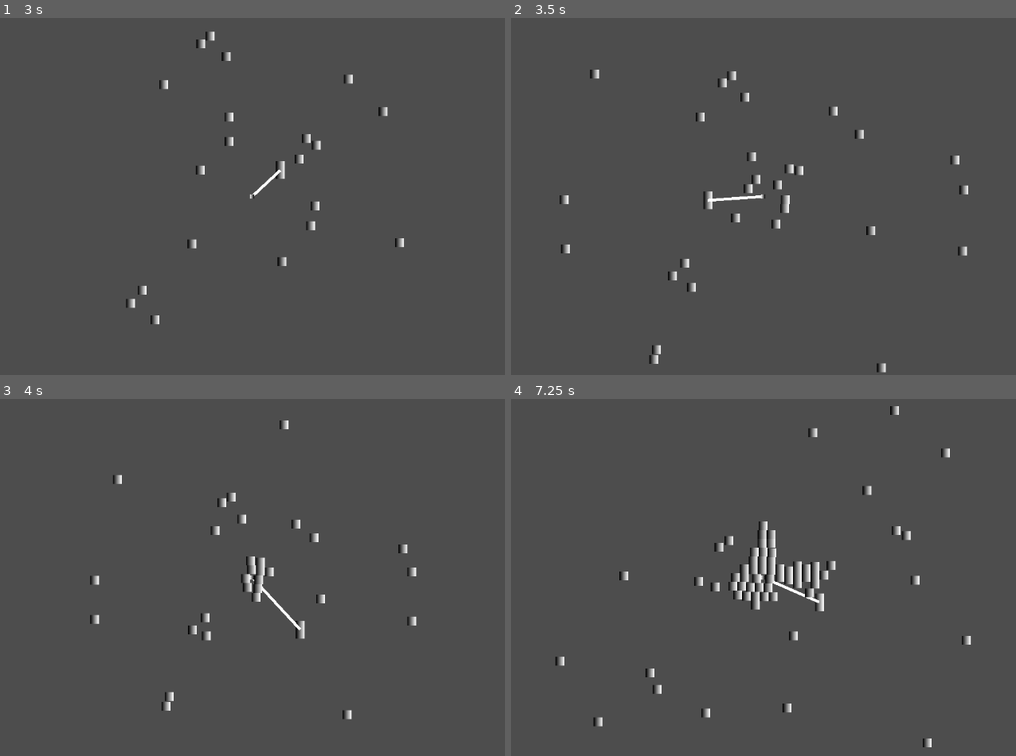
Above: before the commit, frames 1-4 (two rows, left to right).
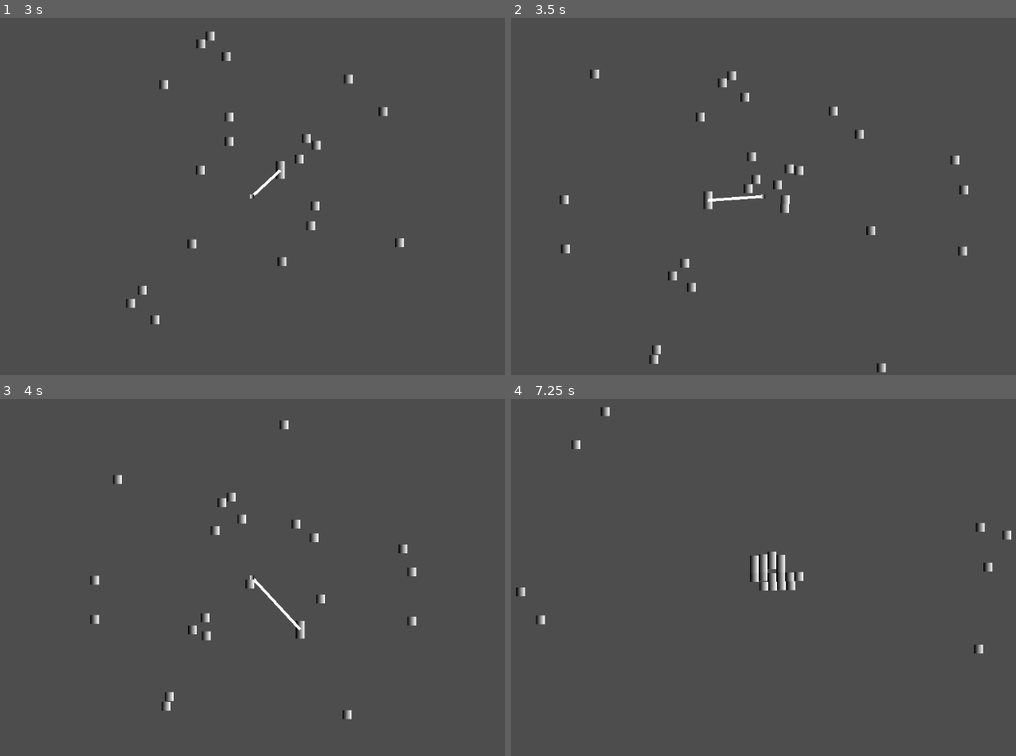
Above: after the commit, the same moments.

Repository: Blulow/majorjam
Game: Godot game, scene res://scenes/game.tscn
Two runs of this game, one before a commit and one after it. Both use one fixed random seed, a clock stepped at 60 frames per second and the inputs below.
Inputs:
- Up to frame 1 (3 s): hold Right (right) 0.53-2.03 s; tap Shift (dash) every 0.75 s from 0.6 to 2.85 s; tap Up (up) at 0.77, 1.52 s; hold Left (left) 2.03-2.78 s; hold Right (right) from 2.78 s (still down)
- Up to frame 2 (3.5 s): keep holding Right (right); tap Up (up) at 3.02 s
- Up to frame 3 (4 s): keep holding Right (right); tap Shift (dash) at 3.6 s; tap Up (up) at 3.77 s
- Up to frame 4 (7.25 s): release Right (right) at 4.28 s; hold Left (left) 4.28-5.03 s; tap Shift (dash) every 0.75 s from 4.35 to 6.6 s; tap Up (up) at 4.52, 6.02, 6.77 s; hold Right (right) 5.03-5.78 s; hold Left (left) from 5.78 s (still down)

Frame 1 is identical in both runs. In frame 2, less than 0.1% of the frame differs, in the area x 43-54%, y 54-60%; in frame 3, 0.4%; in frame 4, 3.0%, in the area x 0-100%, y 2-98%.

Commit message:
add: health system, dying system

Diff:
--- a/assets/resources/spawn_patterns/radial_spawn_pattern.tres
+++ b/assets/resources/spawn_patterns/radial_spawn_pattern.tres
@@ -1,4 +1,4 @@
-[gd_resource type="Resource" script_class="SpawnPattern" format=3 uid="uid://bsh5qbb7ftn8g"]
+[gd_resource type="Resource" script_class="RadialSpawnPattern" format=3 uid="uid://bsh5qbb7ftn8g"]
 
 [ext_resource type="Script" uid="uid://bexeratng4b6f" path="res://scripts/spawners/spawn_patterns/radial_spawn_pattern.gd" id="1_g2r28"]
 
--- a/scenes/anchor.tscn
+++ b/scenes/anchor.tscn
@@ -1,4 +1,8 @@
 [gd_scene format=3 uid="uid://bgmor4w06xkc5"]
+
+[ext_resource type="PackedScene" uid="uid://db83kpteormgm" path="res://scenes/components/health/hurtbox.tscn" id="1_hs5qy"]
+[ext_resource type="Script" uid="uid://sgq8bits1eff" path="res://scripts/anchor.gd" id="1_ua340"]
+[ext_resource type="PackedScene" uid="uid://7dwakhglsfay" path="res://scenes/components/health/health.tscn" id="2_ua340"]
 
 [sub_resource type="Gradient" id="Gradient_gdjek"]
 colors = PackedColorArray(1, 1, 1, 1, 0, 0, 0, 1)
@@ -11,12 +15,27 @@
 [sub_resource type="RectangleShape2D" id="RectangleShape2D_1k6ed"]
 size = Vector2(16, 16)
 
+[sub_resource type="RectangleShape2D" id="RectangleShape2D_lm60w"]
+size = Vector2(16, 16)
+
 [node name="Anchor" type="StaticBody2D" unique_id=791452708]
-collision_layer = 2
-collision_mask = 2
+collision_layer = 6
+collision_mask = 6
+script = ExtResource("1_ua340")
 
 [node name="Sprite2D" type="Sprite2D" parent="." unique_id=1669435227]
 texture = SubResource("GradientTexture2D_hs5qy")
 
 [node name="CollisionShape2D" type="CollisionShape2D" parent="." unique_id=212469592]
 shape = SubResource("RectangleShape2D_1k6ed")
+
+[node name="Hurtbox" parent="." unique_id=941001317 node_paths=PackedStringArray("health") instance=ExtResource("1_hs5qy")]
+health = NodePath("../Health")
+
+[node name="CollisionShape2D" type="CollisionShape2D" parent="Hurtbox" unique_id=2092535245]
+shape = SubResource("RectangleShape2D_lm60w")
+
+[node name="Health" parent="." unique_id=509010372 instance=ExtResource("2_ua340")]
+health = 50.0
+
+[connection signal="died" from="Health" to="." method="_on_health_died"]
--- /dev/null
+++ b/scenes/components/health/health.tscn
@@ -0,0 +1,6 @@
+[gd_scene format=3 uid="uid://7dwakhglsfay"]
+
+[ext_resource type="Script" uid="uid://db4eipfnhpd1r" path="res://scripts/health/health.gd" id="1_xljp1"]
+
+[node name="Health" type="Node2D" unique_id=509010372]
+script = ExtResource("1_xljp1")
--- /dev/null
+++ b/scenes/components/health/hitbox.tscn
@@ -0,0 +1,6 @@
+[gd_scene format=3 uid="uid://2meofxjo8ys4"]
+
+[ext_resource type="Script" uid="uid://c7emfvkxpgc8b" path="res://scripts/health/hitbox.gd" id="1_ok2hw"]
+
+[node name="Hitbox" type="Area2D" unique_id=941001317]
+script = ExtResource("1_ok2hw")
--- /dev/null
+++ b/scenes/components/health/hurtbox.tscn
@@ -0,0 +1,9 @@
+[gd_scene format=3 uid="uid://db83kpteormgm"]
+
+[ext_resource type="Script" uid="uid://0r1ch8vq0y71" path="res://scripts/health/hurtbox.gd" id="1_mpmla"]
+
+[node name="Hurtbox" type="Area2D" unique_id=941001317]
+script = ExtResource("1_mpmla")
+
+[connection signal="area_entered" from="." to="." method="_on_area_entered"]
+[connection signal="area_exited" from="." to="." method="_on_area_exited"]
--- a/scenes/enemy.tscn
+++ b/scenes/enemy.tscn
@@ -4,6 +4,9 @@
 [ext_resource type="PackedScene" uid="uid://6p35ilxarqkx" path="res://scenes/components/movement/body_controller.tscn" id="1_7p1mj"]
 [ext_resource type="PackedScene" uid="uid://1aobupq5yn68" path="res://scenes/components/movement/fly_towards_movement.tscn" id="3_5uy6h"]
 [ext_resource type="Script" uid="uid://c4aawg2sg0yr4" path="res://scripts/free_on_exit.gd" id="4_5uy6h"]
+[ext_resource type="PackedScene" uid="uid://7dwakhglsfay" path="res://scenes/components/health/health.tscn" id="5_xwavj"]
+[ext_resource type="PackedScene" uid="uid://db83kpteormgm" path="res://scenes/components/health/hurtbox.tscn" id="6_nenq2"]
+[ext_resource type="PackedScene" uid="uid://2meofxjo8ys4" path="res://scenes/components/health/hitbox.tscn" id="7_nenq2"]
 
 [sub_resource type="Gradient" id="Gradient_g2els"]
 
@@ -13,6 +16,12 @@
 height = 32
 
 [sub_resource type="RectangleShape2D" id="RectangleShape2D_7p1mj"]
+size = Vector2(32, 32)
+
+[sub_resource type="RectangleShape2D" id="RectangleShape2D_xwavj"]
+size = Vector2(32, 32)
+
+[sub_resource type="RectangleShape2D" id="RectangleShape2D_md484"]
 size = Vector2(32, 32)
 
 [node name="Enemy" type="CharacterBody2D" unique_id=1084182467]
@@ -38,4 +47,20 @@
 rect = Rect2(-23, -23, 46, 46)
 script = ExtResource("4_5uy6h")
 
+[node name="Health" parent="." unique_id=509010372 instance=ExtResource("5_xwavj")]
+
+[node name="Hurtbox" parent="." unique_id=941001317 node_paths=PackedStringArray("health") instance=ExtResource("6_nenq2")]
+health = NodePath("../Health")
+
+[node name="CollisionShape2D" type="CollisionShape2D" parent="Hurtbox" unique_id=1101894523]
+shape = SubResource("RectangleShape2D_xwavj")
+
+[node name="Hitbox" parent="." unique_id=504625708 instance=ExtResource("7_nenq2")]
+collision_layer = 4
+collision_mask = 4
+
+[node name="CollisionShape2D" type="CollisionShape2D" parent="Hitbox" unique_id=329620180]
+shape = SubResource("RectangleShape2D_md484")
+
 [connection signal="screen_exited" from="VisibleOnScreenNotifier2D" to="VisibleOnScreenNotifier2D" method="_on_screen_exited"]
+[connection signal="died" from="Health" to="." method="_on_health_died"]
--- a/scenes/game.tscn
+++ b/scenes/game.tscn
@@ -6,6 +6,7 @@
 [ext_resource type="PackedScene" uid="uid://6p35ilxarqkx" path="res://scenes/components/movement/body_controller.tscn" id="3_p57ef"]
 [ext_resource type="PackedScene" uid="uid://bv44pj8q4xpe3" path="res://scenes/rope.tscn" id="4_lbhrr"]
 [ext_resource type="PackedScene" uid="uid://drnmq1qbgf1m6" path="res://scenes/components/movement/controlled_movement.tscn" id="4_u5sy4"]
+[ext_resource type="Script" uid="uid://8nsgjva4bbuj" path="res://scripts/rope_end.gd" id="6_vtaks"]
 [ext_resource type="PackedScene" uid="uid://bx112x7jc0xs2" path="res://scenes/spawners/enemy_spawner.tscn" id="7_gee14"]
 [ext_resource type="PackedScene" uid="uid://bbsra1ldpwet7" path="res://scenes/enemy.tscn" id="7_u5sy4"]
 [ext_resource type="PackedScene" uid="uid://10n5bnnir862" path="res://scenes/spawners/spawn_patterns/radial_spawn_pattern.tscn" id="8_gee14"]
@@ -33,9 +34,13 @@
 
 [node name="Rope" parent="Arena" unique_id=1075735704 node_paths=PackedStringArray("obj1", "obj2") instance=ExtResource("4_lbhrr")]
 obj1 = NodePath("../Player")
-obj2 = NodePath("../Anchor")
+obj2 = NodePath("../Anchor/RopeEnd")
 
 [node name="Anchor" parent="Arena" unique_id=2015515689 instance=ExtResource("3_lnu2h")]
+
+[node name="RopeEnd" type="RigidBody2D" parent="Arena/Anchor" unique_id=157808127]
+gravity_scale = 0.0
+script = ExtResource("6_vtaks")
 
 [node name="EnemySpawner" parent="." unique_id=1446661225 node_paths=PackedStringArray("pattern", "enemy_target", "arena") instance=ExtResource("7_gee14")]
 pattern = NodePath("RadialSpawnPattern")
--- a/scenes/rope.tscn
+++ b/scenes/rope.tscn
@@ -4,6 +4,10 @@
 [ext_resource type="PackedScene" uid="uid://ccvjkjhj41m7v" path="res://scenes/components/rope/rope_spring.tscn" id="2_ghbyf"]
 [ext_resource type="Script" uid="uid://x2vg5dawig73" path="res://scripts/rope/rope_line.gd" id="3_vlfmi"]
 [ext_resource type="PackedScene" uid="uid://cddmklcnwb7mx" path="res://scenes/components/rope/rope_reel.tscn" id="4_l37dg"]
+[ext_resource type="PackedScene" uid="uid://2meofxjo8ys4" path="res://scenes/components/health/hitbox.tscn" id="5_au3ri"]
+[ext_resource type="Script" uid="uid://cwv5yf1rfqlxv" path="res://scripts/rope/sync_line.gd" id="6_5djw0"]
+
+[sub_resource type="SegmentShape2D" id="SegmentShape2D_s222g"]
 
 [node name="Rope" type="Node2D" unique_id=557276012]
 script = ExtResource("1_icxtj")
@@ -19,3 +23,10 @@
 
 [node name="RopeReel" parent="." unique_id=1981682575 node_paths=PackedStringArray("rope") instance=ExtResource("4_l37dg")]
 rope = NodePath("..")
+
+[node name="Hitbox" parent="." unique_id=941001317 instance=ExtResource("5_au3ri")]
+
+[node name="CollisionShape2D" type="CollisionShape2D" parent="Hitbox" unique_id=1382380902 node_paths=PackedStringArray("rope_line")]
+shape = SubResource("SegmentShape2D_s222g")
+script = ExtResource("6_5djw0")
+rope_line = NodePath("../../RopeLine")
--- /dev/null
+++ b/scripts/anchor.gd
@@ -0,0 +1,8 @@
+extends StaticBody2D
+
+func _on_health_died() -> void:
+	if $RopeEnd:
+		$RopeEnd.gravity_scale = 1
+		$RopeEnd.reparent(get_node(".."))
+
+	queue_free()
--- a/scripts/enemy.gd
+++ b/scripts/enemy.gd
@@ -2,3 +2,6 @@
 class_name Enemy
 
 @export var target: Node2D
+
+func _on_health_died() -> void:
+	queue_free()
--- /dev/null
+++ b/scripts/health/health.gd
@@ -0,0 +1,15 @@
+extends Node2D
+class_name Health
+
+signal died
+
+@export var health: float = 10.0
+@export var invincible: bool = false
+
+func damage(amount: float) -> void:
+	if invincible: return
+	health -= amount
+
+	if health <= 0:
+		health = 0
+		died.emit()
--- /dev/null
+++ b/scripts/health/hitbox.gd
@@ -0,0 +1,4 @@
+extends Area2D
+class_name Hitbox
+
+@export var damage_amount: float = 10.0
--- /dev/null
+++ b/scripts/health/hurtbox.gd
@@ -0,0 +1,26 @@
+extends Area2D
+class_name Hurtbox
+
+@export var health: Health
+@export var hit_cooldown: float = 1.0
+
+var damage_amount: float
+var hit: bool = false
+var timer: float = 0.0
+
+func _process(delta: float) -> void:
+	if timer < hit_cooldown:
+		timer += delta
+	else:
+		if not hit: return
+		health.damage(damage_amount)
+		timer = 0.0
+
+func _on_area_entered(area: Area2D) -> void:
+	if area is Hitbox:
+		damage_amount = area.damage_amount
+		hit = true
+
+func _on_area_exited(area: Area2D) -> void:
+	if area is Hitbox:
+		hit = false
--- a/scripts/movement/fly_towards_movement.gd
+++ b/scripts/movement/fly_towards_movement.gd
@@ -14,6 +14,7 @@
 	target = body.target
 
 func _physics_process(delta: float) -> void:
+	if not is_instance_valid(body.target): return
 	dir = body.global_position.direction_to(target.global_position)
 
 	for i in body.get_slide_collision_count():
--- a/scripts/physics_adapters/physics_adapter_factory.gd
+++ b/scripts/physics_adapters/physics_adapter_factory.gd
@@ -6,5 +6,7 @@
 		return CharacterAdapter.new(body)
 	elif body is StaticBody2D:
 		return StaticAdapter.new(body)
+	elif body is RigidBody2D:
+		return RigidBodyAdapter.new(body)
 
 	return PhysicsAdapter.new()
--- /dev/null
+++ b/scripts/physics_adapters/rigidbody_adapter.gd
@@ -0,0 +1,11 @@
+extends PhysicsAdapter
+class_name RigidBodyAdapter
+
+var body: RigidBody2D
+
+func _init(b) -> void: body = b
+
+func get_position() -> Vector2: return body.global_position
+func set_position(p: Vector2) -> void: body.global_position = p
+func get_velocity() -> Vector2: return body.linear_velocity
+func set_velocity(v: Vector2) -> void: body.linear_velocity = v
--- /dev/null
+++ b/scripts/rope/sync_line.gd
@@ -0,0 +1,7 @@
+extends CollisionShape2D
+
+@export var rope_line: Line2D
+
+func _process(delta: float) -> void:
+	shape.a = rope_line.points[0]
+	shape.b = rope_line.points[1]
--- /dev/null
+++ b/scripts/rope_end.gd
@@ -0,0 +1,6 @@
+extends RigidBody2D
+
+@export var anchor: Node2D
+
+#func _process(delta: float) -> void:
+	#position = anchor.position
--- a/scripts/spawners/spawn_patterns/radial_spawn_pattern.gd
+++ b/scripts/spawners/spawn_patterns/radial_spawn_pattern.gd
@@ -6,6 +6,8 @@
 @export var max_radius: float = 200.0
 
 func get_spawn_positions(count: int = 1, context: Dictionary = {}) -> Array[Vector2]:
+	if not origin: return []
+
 	var points: Array[Vector2] = []
 	for i in count:
 		var point: Vector2 = origin.position + Vector2.from_angle(randf_range(0, TAU)) * randf_range(min_radius, max_radius)
Not shown, added: scripts/anchor.gd.uid
Not shown, added: scripts/health/health.gd.uid
Not shown, added: scripts/health/hitbox.gd.uid
Not shown, added: scripts/health/hurtbox.gd.uid
Not shown, added: scripts/physics_adapters/rigidbody_adapter.gd.uid
Not shown, added: scripts/rope/sync_line.gd.uid
Not shown, added: scripts/rope_end.gd.uid
